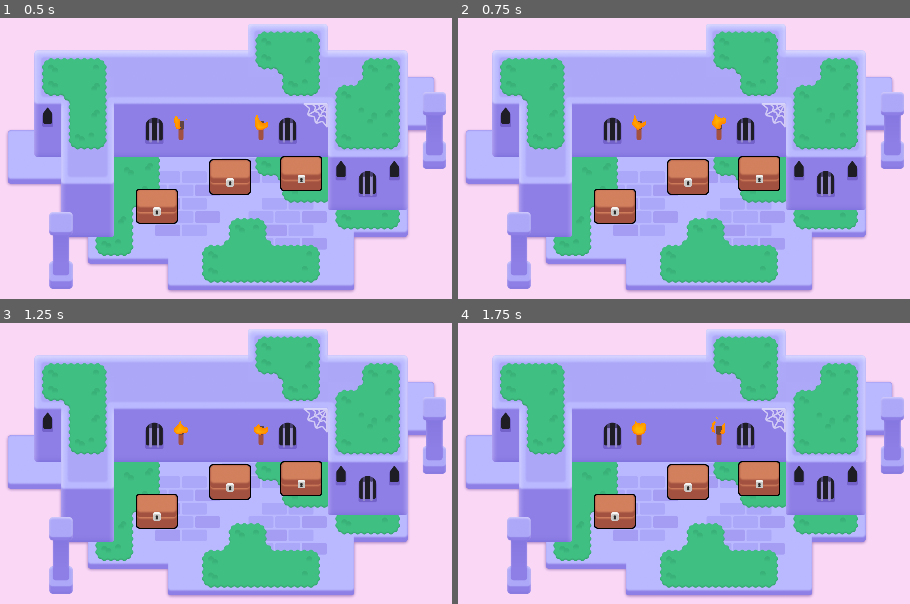
Above: before the commit, frames 1-4 (two rows, left to right).
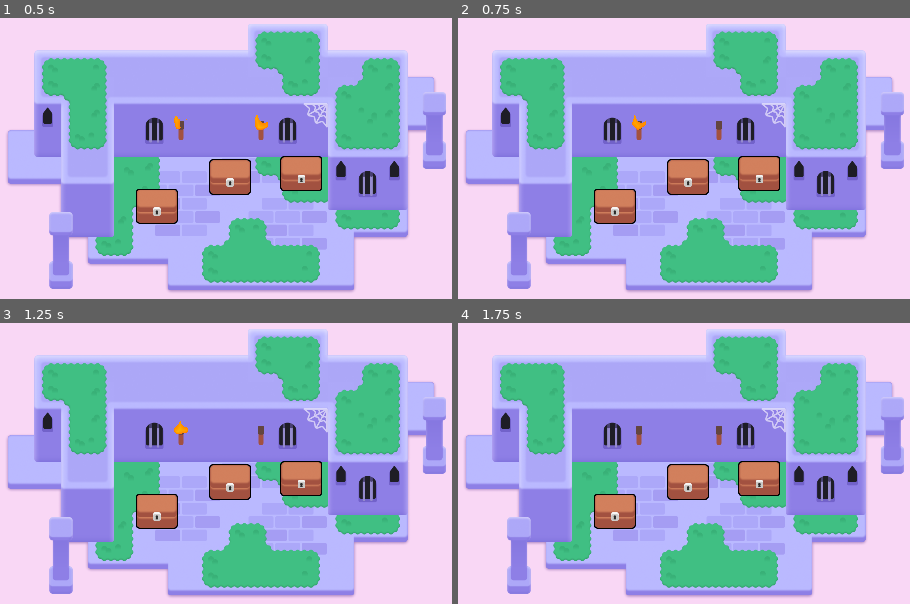
Above: after the commit, the same moments.

Repository: qwertyuiopasdfghjklzxcvbnm1234567890000/2d-GameDev-Course
Game: Godot game, scene res://lessons/mini_dungeon.tscn
The game is run twice, just before and just after one commit, with the same random seed, the same clock (stepped at 60 frames per second) and the same inputs.
Inputs (mouse positions are in pixels of both pictures, inside the frame that each line leads up to):
- Up to frame 1 (0.5 s): no input
- Up to frame 2 (0.75 s): tap Enter at 0.5 s; move the mouse to (720, 130) at 0.52 s; press the mouse at (720, 130) at 0.53 s; hold D (move_right) from 0.53 s (still down)
- Up to frame 3 (1.25 s): keep holding D (move_right); tap Space at 0.77 s
- Up to frame 4 (1.75 s): move the mouse to (638, 435) at 1.27 s; release D (move_right) at 1.28 s; release the mouse at (638, 435) at 1.28 s; hold S (move_down) from 1.28 s (still down); right-click (638, 435) at 1.35 s; click (638, 435) at 1.42 s; tap Space at 1.52 s

Frame 1 is identical in both runs. In frame 2, 0.1% of the frame differs, in the area x 56-60%, y 34-40%; in frame 3, less than 0.1%; in frame 4, 0.2%, in the area x 38-60%, y 33-40%.
Error after the commit: Invalid access to property or key 'list' on a base object of type 'null instance'. (res://addons/gdquest_practice_framework/db/db.gd:14)

Commit message:
l9 bird start

Diff:
--- /dev/null
+++ b/M06.looting_workbook/Sparrow.gd
@@ -0,0 +1,8 @@
+extends Sprite2D
+
+@onready var sparrow = $"."
+@onready var shadow = $Shadow
+@onready var wait_timer = $WaitTimer
+
+func _ready():
+	var tween = create_tween()
--- a/M06.looting_workbook/assets/torch/torch.gd
+++ b/M06.looting_workbook/assets/torch/torch.gd
@@ -12,3 +12,5 @@
 		event.button_index == MOUSE_BUTTON_LEFT and
 		event.is_pressed()
 		)
+	if event_is_mouse_click:
+		flame.visible = not flame.visible
--- a/M06.looting_workbook/lessons/mini_dungeon.tscn
+++ b/M06.looting_workbook/lessons/mini_dungeon.tscn
@@ -1,10 +1,10 @@
 [gd_scene load_steps=12 format=3 uid="uid://cit7gnkdckyux"]
 
-[ext_resource type="Texture2D" uid="uid://114x1a0rmx4l" path="res://assets/dungeon/smooth_dungeon_tileset.png" id="1_sym7n"]
-[ext_resource type="Texture2D" uid="uid://cae527caaj50v" path="res://assets/dungeon/shadow_map.png" id="2_jthdw"]
-[ext_resource type="Texture2D" uid="uid://dpym64uaptlhb" path="res://assets/dungeon/grass_tileset.png" id="3_5xjiv"]
-[ext_resource type="Texture2D" uid="uid://c1rgncfgjxefj" path="res://assets/dungeon/pillar.png" id="4_gq228"]
-[ext_resource type="Texture2D" uid="uid://l0y1k1obencd" path="res://assets/dungeon/spider_web.png" id="5_ywba7"]
+[ext_resource type="Texture2D" uid="uid://114x1a0rmx4l" path="res://dungeon/smooth_dungeon_tileset.png" id="1_sym7n"]
+[ext_resource type="Texture2D" uid="uid://cae527caaj50v" path="res://dungeon/shadow_map.png" id="2_jthdw"]
+[ext_resource type="Texture2D" uid="uid://dpym64uaptlhb" path="res://dungeon/grass_tileset.png" id="3_5xjiv"]
+[ext_resource type="Texture2D" uid="uid://c1rgncfgjxefj" path="res://dungeon/pillar.png" id="4_gq228"]
+[ext_resource type="Texture2D" uid="uid://l0y1k1obencd" path="res://dungeon/spider_web.png" id="5_ywba7"]
 [ext_resource type="PackedScene" uid="uid://eundh35r605v" path="res://assets/torch/torch.tscn" id="6_fokey"]
 [ext_resource type="PackedScene" uid="uid://cadjlw20vtqe7" path="res://lessons/chest/chest.tscn" id="7_la2ss"]
 
--- a/M06.looting_workbook/project.godot
+++ b/M06.looting_workbook/project.godot
@@ -19,7 +19,6 @@
 [autoload]
 
 UITestPanel="*res://addons/gdquest_practice_framework/tester/ui_test_panel.tscn"
-Metadata="*res://addons/gdquest_practice_framework/practice_solutions/metadata.gd"
 
 [display]
 
--- /dev/null
+++ b/M06.looting_workbook/sparrow.tscn
@@ -0,0 +1,17 @@
+[gd_scene load_steps=4 format=3 uid="uid://cy0x48o4sp25w"]
+
+[ext_resource type="Texture2D" uid="uid://bwhshkk62k3bh" path="res://assets/bird/sparrow.png" id="1_745vl"]
+[ext_resource type="Script" path="res://Sparrow.gd" id="2_la0x1"]
+[ext_resource type="PackedScene" uid="uid://dnetm54guji21" path="res://assets/bird/shadow.tscn" id="2_ym24p"]
+
+[node name="Node2D" type="Node2D"]
+
+[node name="Sparrow" type="Sprite2D" parent="."]
+texture = ExtResource("1_745vl")
+script = ExtResource("2_la0x1")
+
+[node name="Shadow" parent="Sparrow" instance=ExtResource("2_ym24p")]
+position = Vector2(-3, 11)
+
+[node name="WaitTimer" type="Timer" parent="Sparrow"]
+one_shot = true
Renamed: M06.looting_workbook/assets/dungeon/grass_tileset.png -> M06.looting_workbook/dungeon/grass_tileset.png
Not shown, added: M06.looting_workbook/dungeon/grass_tileset.png.import
Renamed: M06.looting_workbook/assets/dungeon/pillar.png -> M06.looting_workbook/dungeon/pillar.png
Not shown, added: M06.looting_workbook/dungeon/pillar.png.import
Renamed: M06.looting_workbook/assets/dungeon/shadow_map.png -> M06.looting_workbook/dungeon/shadow_map.png
Not shown, changed: M06.looting_workbook/dungeon/shadow_map.png.import
Renamed: M06.looting_workbook/assets/dungeon/smooth_dungeon_tileset.png -> M06.looting_workbook/dungeon/smooth_dungeon_tileset.png
Not shown, added: M06.looting_workbook/dungeon/smooth_dungeon_tileset.png.import
Renamed: M06.looting_workbook/assets/dungeon/spider_web.png -> M06.looting_workbook/dungeon/spider_web.png
Not shown, added: M06.looting_workbook/dungeon/spider_web.png.import
